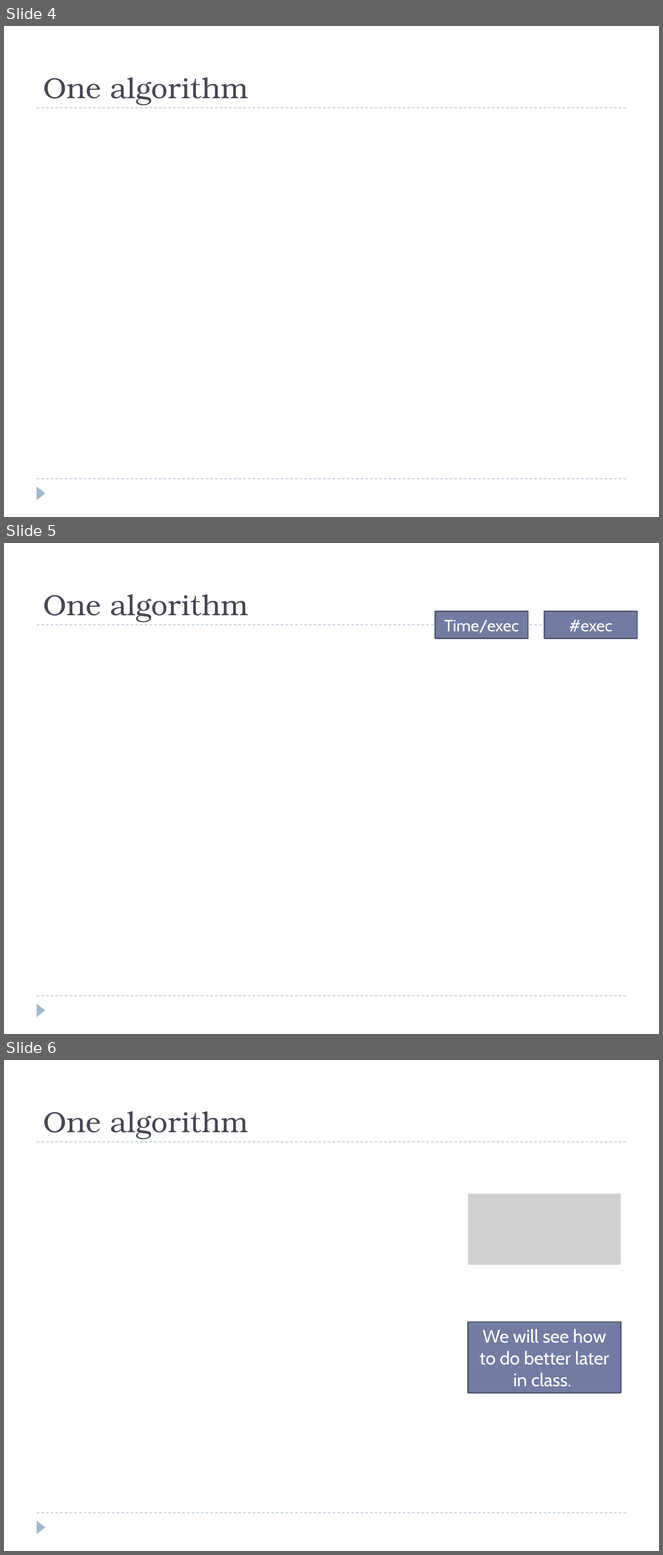
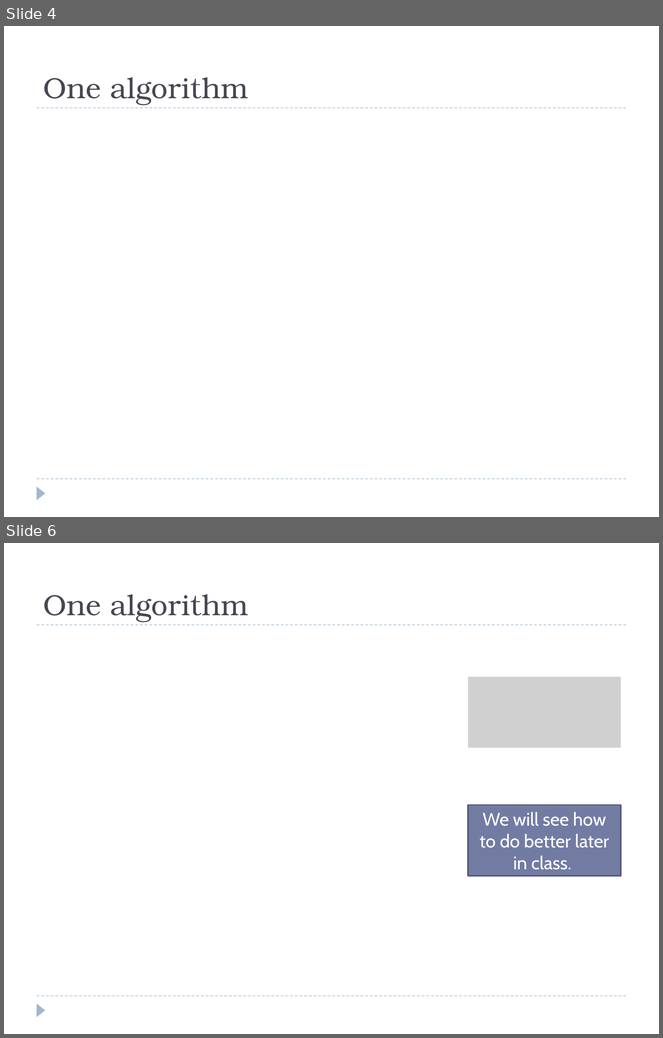
Before and after one commit to eldridgejm/dsc40b-2021-wi-public, a slide deck: published/lectures/02-time_complexity-pt_I/slides-wang.pptx. Shown one above the other, each under a label of ours: slides 4, 5 and 6 before the commit, slides 4 and 6 after it; the slides between them are not shown. The pictures are 663x1555 and 663x1038 pixels, drawn with LibreOffice and Linux fonts; fonts in the diff are those of the drawing; grey boxes stand for pictures. Boxes give left, top, right and bottom in pixels: in the first picture for what was removed or moved away, otherwise in the second. Text is boxed around its words. In the diff, an @@ line names an element or a change of style, - is before the commit and + after.

```diff
--- a/published/lectures/02-time_complexity-pt_I/slides-wang.pptx
+++ b/published/lectures/02-time_complexity-pt_I/slides-wang.pptx
@@ slide 5 removed at [4,543,659,1034], background #FFFFFF; not listed: 3 template elements that a slide beside it also shows @@
@@ title removed at [44,594,248,623] @@
-One algorithm
@@ rectangle removed at [435,611,528,639] @@
-Time/exec
@@ rectangle removed at [545,611,637,639] @@
-#exec
```
Also in this commit, not shown: 3 slides changed, 3 slides added, 1 other file.
